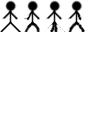
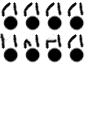
Before/after of a 88×128 layered artwork. What changed in the layer stack:
added layer "reload_rifle" above "player.anim.png" over [0, 33, 85, 63]
renamed "Pasted Layer copy" to "player.anim.png", painted on it over [1, 0, 86, 32]
removed layer "Pasted Layer copy #1" over [44, 0, 66, 32]
removed layer "Pasted Layer copy #2" over [22, 0, 41, 32]
removed layer "Pasted Layer" over [0, 0, 22, 32]
